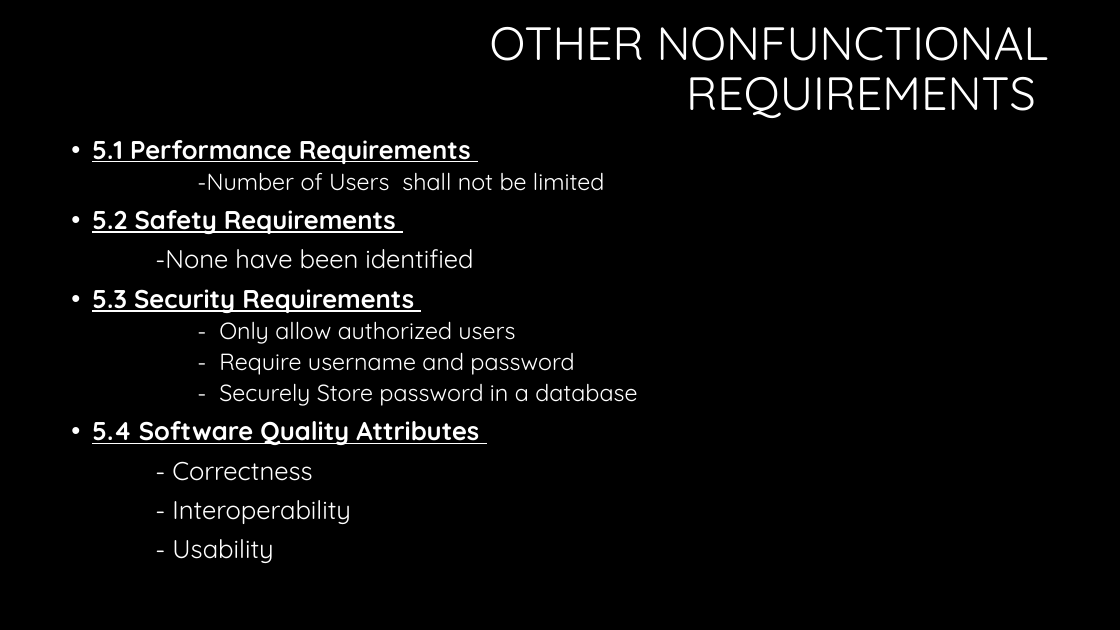
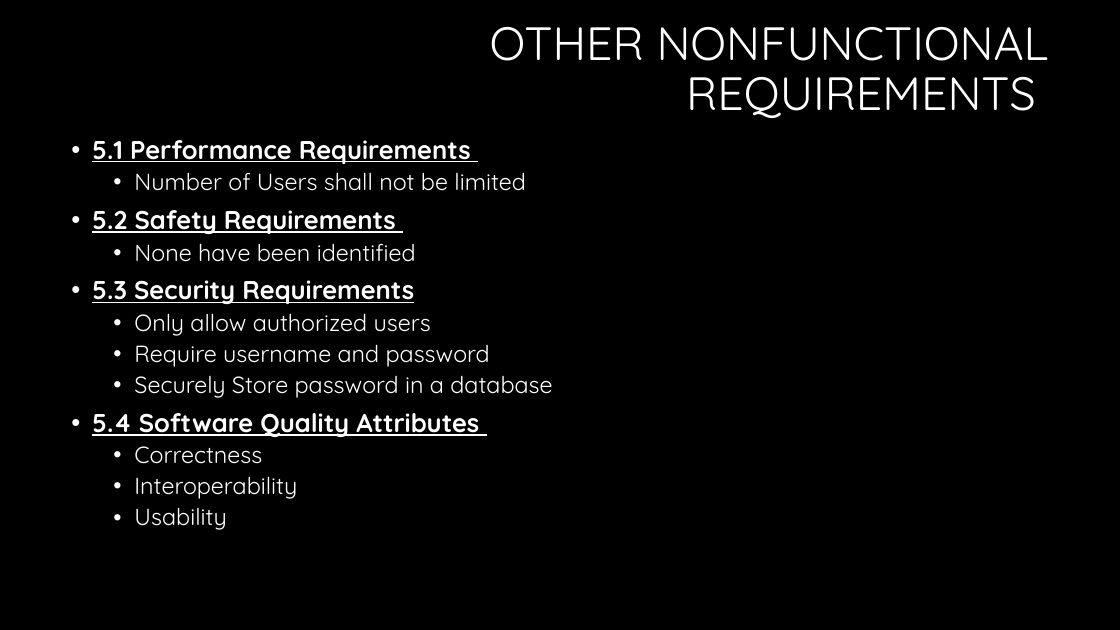
Before and after one commit to sarahakk/fraction-worksheet-creator, a slide deck: slide 13 of Presentation Elementary Engineers .pptx (slide 10 before the commit). Drawn at 1120x630 pixels with LibreOffice and Linux fonts; fonts in the diff are those of the drawing; background and template pictures are left out. Boxes give left, top, right and bottom in pixels: in the first picture for what was removed or moved away, otherwise in the second. Text is boxed around its words. In the diff, an @@ line names an element or a change of style, - is before the commit and + after.

```diff
--- a/Presentation Elementary Engineers .pptx
+++ b/Presentation Elementary Engineers .pptx
@@ text at <box>134,172,526,191</box>: text changed @@
-  -Number of Users shall not be limited
+  • Number of Users shall not be limited
@@ text at <box>134,243,416,262</box>: text changed; size 22 to 20 pt @@
--None have been identified
+  • None have been identified
@@ text at <box>134,313,552,398</box>: text changed @@
-  - Only allow authorized users
-  - Require username and password
-  - Securely Store password in a database
+  • Only allow authorized users
+  • Require username and password
+  • Securely Store password in a database
@@ text at <box>134,446,297,530</box>: text changed; size 22 to 20 pt @@
-- Correctness
-- Interoperability
-- Usability
+  • Correctness
+  • Interoperability
+  • Usability
```
Also in this commit, not shown: 9 other slides changed, 4 slides added.
